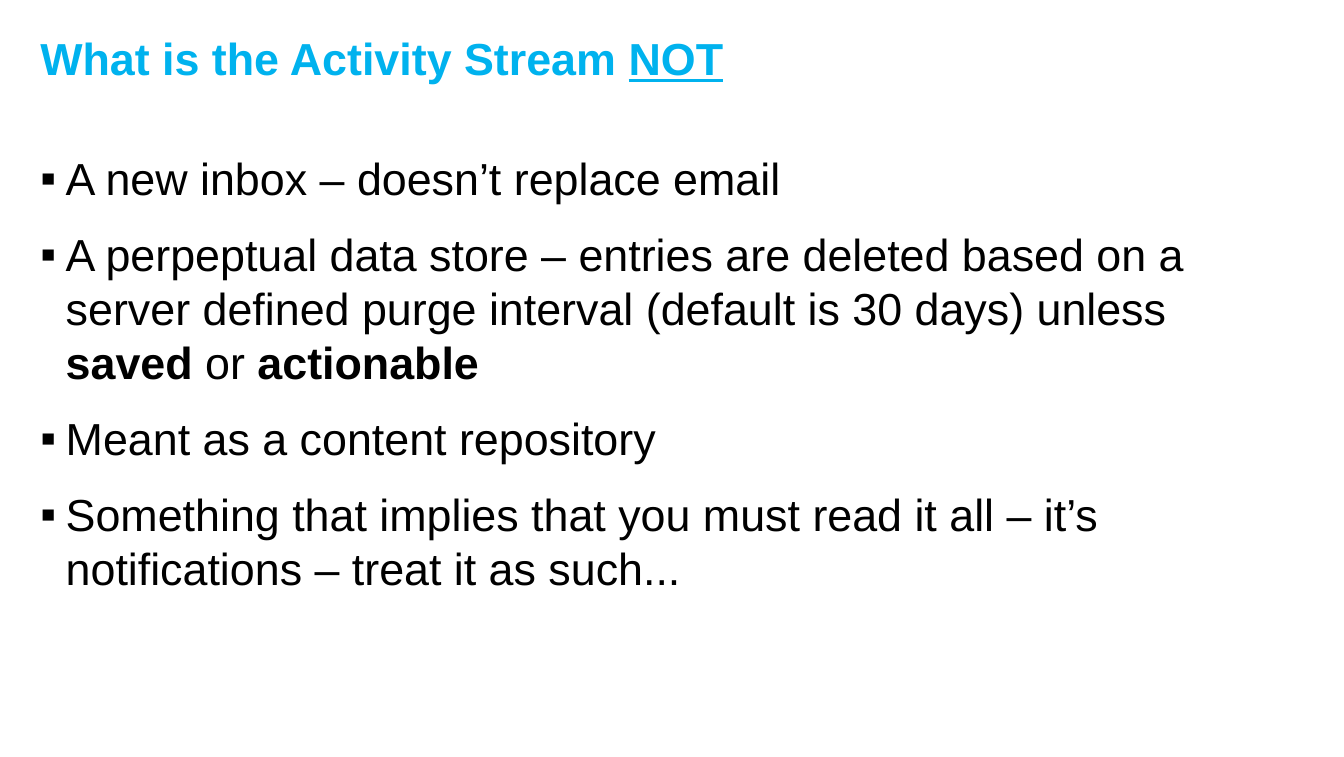
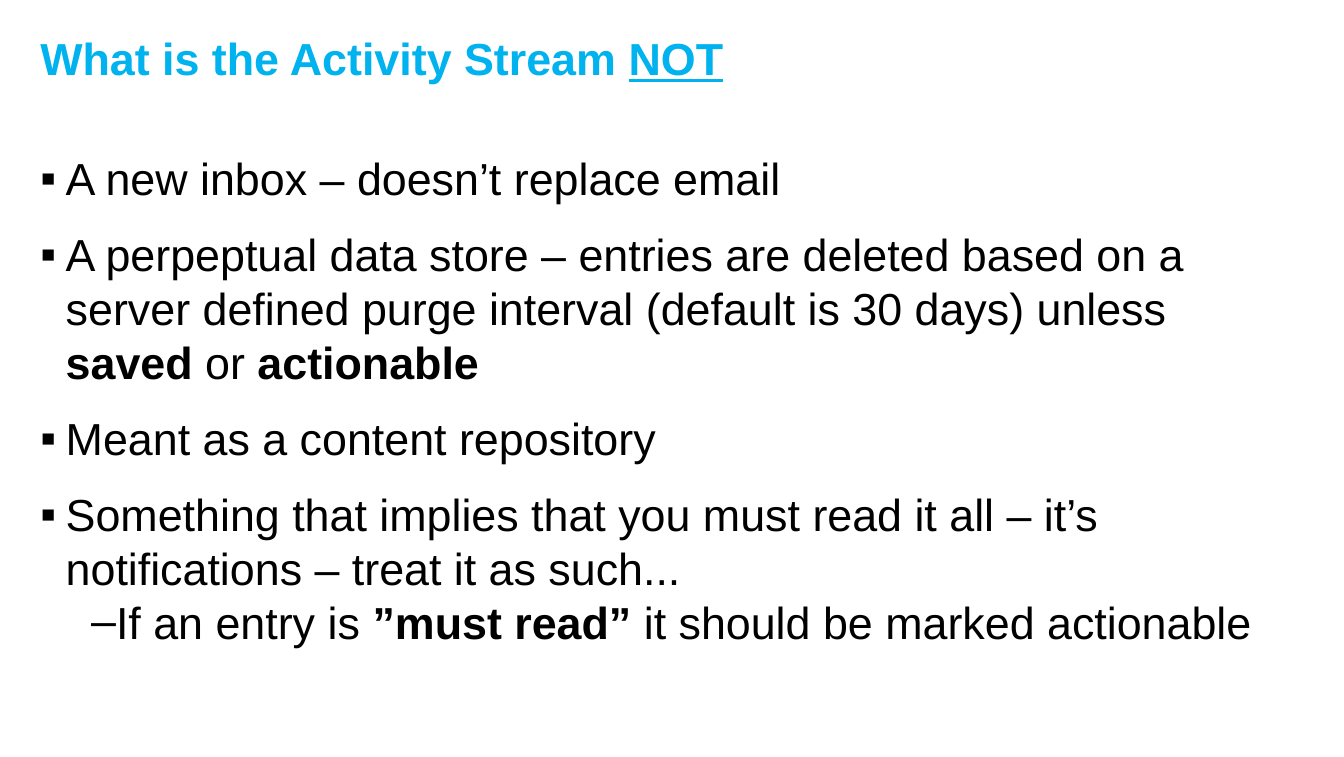
Before and after one commit to lekkimworld/IC14_BP301, a slide deck: slide 8 of BP301 - An introduction to working with the Activity Stream.pptx. Drawn at 1344x757 pixels with LibreOffice and Linux fonts; fonts in the diff are those of the drawing; background and template pictures are left out. Boxes give left, top, right and bottom in pixels: in the first picture for what was removed or moved away, otherwise in the second. Text is boxed around its words. In the diff, an @@ line names an element or a change of style, - is before the commit and + after.

```diff
--- a/BP301 - An introduction to working with the Activity Stream.pptx
+++ b/BP301 - An introduction to working with the Activity Stream.pptx
@@ text at bbox=[91, 606, 1251, 648]: paragraph added @@
+  – If an entry is ”must read” it should be marked actionable
```
Also in this commit, not shown: 6 other slides changed, 2 other files.
